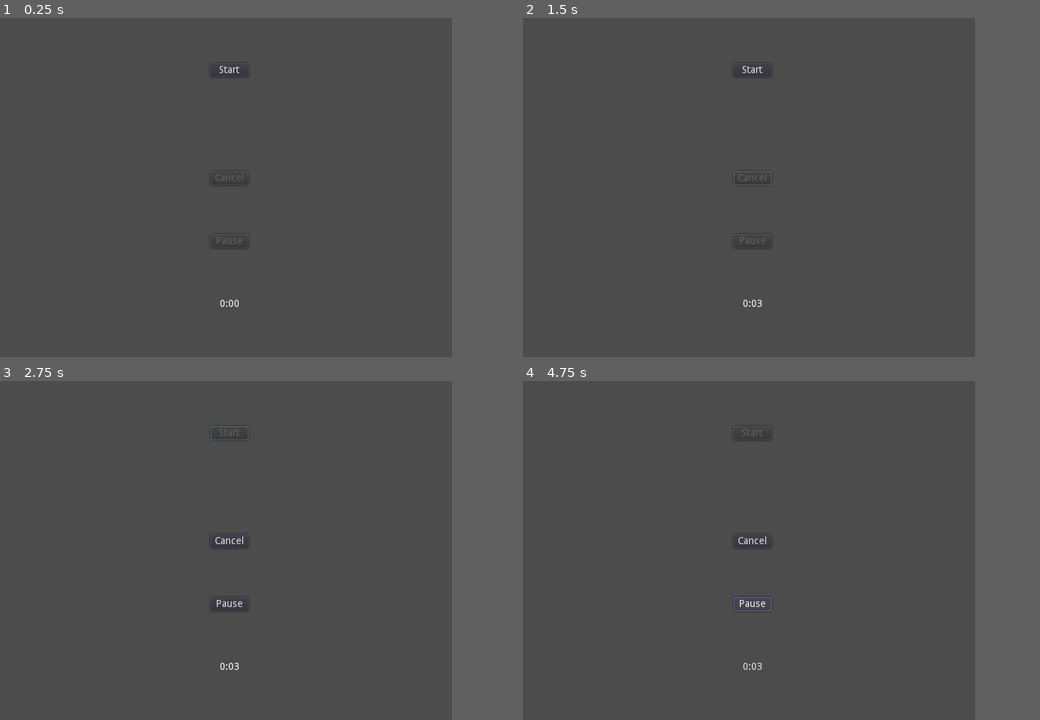
Above: before the commit, frames 1-4 (two rows, left to right).
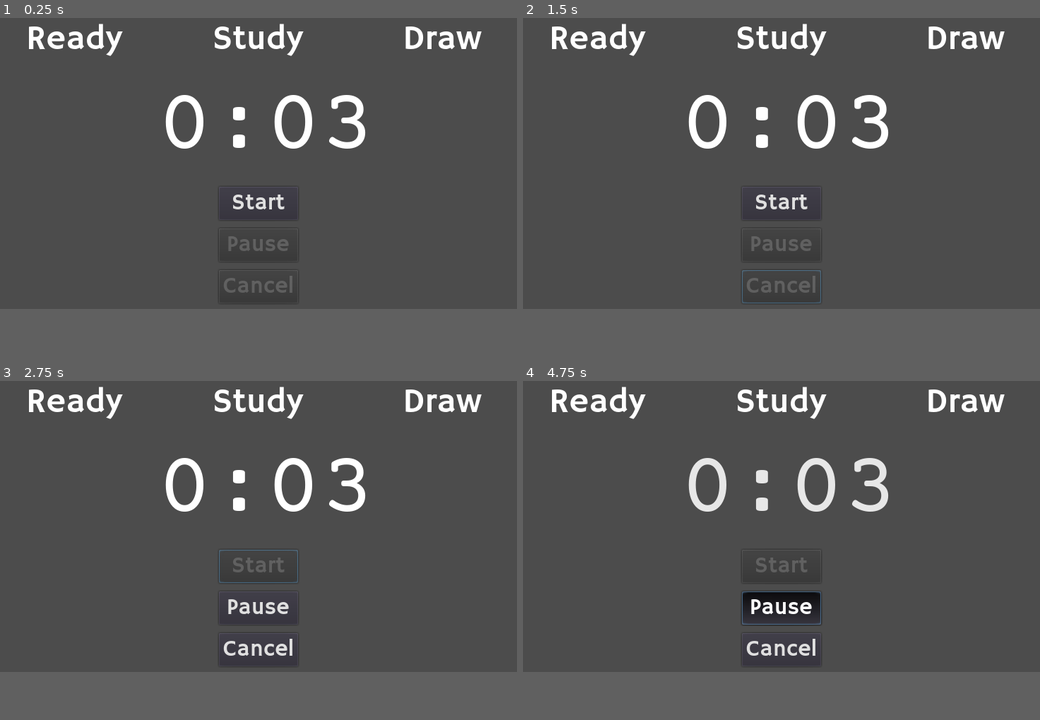
Above: after the commit, the same moments.

Repository: doctor-g/MonsDRAWsityTimer
Game: Godot game, scene res://src/MainScene.tscn
The game is run twice, just before and just after one commit, with the same random seed, the same clock (stepped at 60 frames per second) and the same inputs.
Inputs:
- Up to frame 1 (0.25 s): no input
- Up to frame 2 (1.5 s): click "Start" at 0.5 s; click "Cancel" at 1.25 s
- Up to frame 3 (2.75 s): click "Start" at 2 s
- Up to frame 4 (4.75 s): click "Pause" at 2.75 s
In our replay, the window is 640x480 before the commit and 732x412 after it. These sizes can differ from the game's own. Grey fills any space a smaller window leaves; there, only what the larger window draws over its background counts as a difference.

The runs differ from the first frame. In frame 1, 3.7% of the frame differs, in the area x 5-94%, y 1-86%; in frame 2, 3.8%; in frame 3, 4.1%; in frame 4, 5.2%.

Commit message:
Revise layout with new fonts

Diff:
--- /dev/null
+++ b/project/assets/fonts/button_font.tres
@@ -0,0 +1,7 @@
+[gd_resource type="DynamicFont" load_steps=2 format=2]
+
+[ext_resource path="res://assets/fonts/HammersmithOne-Regular.ttf" type="DynamicFontData" id=1]
+
+[resource]
+size = 32
+font_data = ExtResource( 1 )
--- /dev/null
+++ b/project/assets/fonts/top_text_font.tres
@@ -0,0 +1,7 @@
+[gd_resource type="DynamicFont" load_steps=2 format=2]
+
+[ext_resource path="res://assets/fonts/HammersmithOne-Regular.ttf" type="DynamicFontData" id=1]
+
+[resource]
+size = 48
+font_data = ExtResource( 1 )
--- a/project/project.godot
+++ b/project/project.godot
@@ -25,8 +25,8 @@
 
 [display]
 
-window/size/width=640
-window/size/height=480
+window/size/width=732
+window/size/height=412
 window/stretch/mode="2d"
 window/stretch/aspect="keep"
 
--- a/project/src/MainScene.gd
+++ b/project/src/MainScene.gd
@@ -12,11 +12,16 @@
 
 onready var _start_button := $VBoxContainer/StartButton
 onready var _timer := $Timer
-onready var _time_remaining_label := $VBoxContainer/TimeRemaining
+onready var _time_remaining_label := $TimeRemaining
 onready var _beepPlayer := $AudioStreamPlayer
 onready var _cancel_button := $VBoxContainer/CancelButton
 onready var _pause_button := $VBoxContainer/PauseButton
 onready var _animation_player := $AnimationPlayer
+
+
+func _ready():
+	_seconds_remaining = study_duration
+	_update_time_remaining_label()
 
 
 func _on_StartButton_pressed():
--- a/project/src/MainScene.tscn
+++ b/project/src/MainScene.tscn
@@ -1,13 +1,16 @@
-[gd_scene load_steps=4 format=2]
+[gd_scene load_steps=8 format=2]
 
 [ext_resource path="res://assets/beep.wav" type="AudioStream" id=1]
 [ext_resource path="res://src/MainScene.gd" type="Script" id=2]
+[ext_resource path="res://assets/fonts/CourierPrime-Regular.ttf" type="DynamicFontData" id=3]
+[ext_resource path="res://assets/fonts/button_font.tres" type="DynamicFont" id=4]
+[ext_resource path="res://assets/fonts/top_text_font.tres" type="DynamicFont" id=5]
 
 [sub_resource type="Animation" id=1]
 resource_name = "blink"
 loop = true
 tracks/0/type = "value"
-tracks/0/path = NodePath("VBoxContainer/TimeRemaining:self_modulate")
+tracks/0/path = NodePath("TimeRemaining:self_modulate")
 tracks/0/interp = 1
 tracks/0/loop_wrap = true
 tracks/0/imported = false
@@ -18,6 +21,11 @@
 "update": 0,
 "values": [ Color( 1, 1, 1, 1 ), Color( 1, 1, 1, 0 ), Color( 1, 1, 1, 1 ) ]
 }
+
+[sub_resource type="DynamicFont" id=2]
+size = 128
+use_filter = true
+font_data = ExtResource( 3 )
 
 [node name="MainScene" type="Control"]
 anchor_right = 1.0
@@ -34,52 +42,110 @@
 
 [node name="VBoxContainer" type="VBoxContainer" parent="."]
 anchor_left = 0.5
+anchor_top = 1.0
 anchor_right = 0.5
 anchor_bottom = 1.0
-margin_left = -22.5
-margin_right = 22.5
+margin_left = -56.0
+margin_top = -173.0
+margin_right = 56.0
+margin_bottom = -8.0
+custom_constants/separation = 12
 __meta__ = {
+"_edit_lock_": true,
 "_edit_use_anchors_": false
 }
 
 [node name="StartButton" type="Button" parent="VBoxContainer"]
-margin_top = 64.0
-margin_right = 54.0
-margin_bottom = 84.0
+margin_right = 112.0
+margin_bottom = 47.0
 size_flags_horizontal = 3
 size_flags_vertical = 6
+custom_fonts/font = ExtResource( 4 )
 text = "Start"
 
-[node name="CancelButton" type="Button" parent="VBoxContainer"]
-margin_top = 217.0
-margin_right = 54.0
-margin_bottom = 237.0
+[node name="PauseButton" type="Button" parent="VBoxContainer"]
+margin_top = 59.0
+margin_right = 112.0
+margin_bottom = 106.0
 size_flags_horizontal = 3
 size_flags_vertical = 6
+custom_fonts/font = ExtResource( 4 )
+disabled = true
+toggle_mode = true
+text = "Pause"
+
+[node name="CancelButton" type="Button" parent="VBoxContainer"]
+margin_top = 118.0
+margin_right = 112.0
+margin_bottom = 165.0
+size_flags_horizontal = 3
+size_flags_vertical = 6
+custom_fonts/font = ExtResource( 4 )
 disabled = true
 text = "Cancel"
-
-[node name="PauseButton" type="Button" parent="VBoxContainer"]
-margin_top = 306.0
-margin_right = 54.0
-margin_bottom = 326.0
-disabled = true
-text = "Pause"
-
-[node name="TimeRemaining" type="Label" parent="VBoxContainer"]
-margin_top = 398.0
-margin_right = 54.0
-margin_bottom = 412.0
-size_flags_horizontal = 3
-size_flags_vertical = 6
-text = "0:00"
-align = 1
 
 [node name="Timer" type="Timer" parent="."]
 
 [node name="AnimationPlayer" type="AnimationPlayer" parent="."]
 anims/blink = SubResource( 1 )
+
+[node name="TimeRemaining" type="Label" parent="."]
+anchor_left = 0.5
+anchor_top = 0.5
+anchor_right = 0.5
+anchor_bottom = 0.5
+margin_left = -143.5
+margin_top = -122.5
+margin_right = 164.5
+margin_bottom = 38.5
+size_flags_horizontal = 3
+size_flags_vertical = 6
+custom_fonts/font = SubResource( 2 )
+text = "0:00"
+align = 1
+__meta__ = {
+"_edit_lock_": true,
+"_edit_use_anchors_": false
+}
+
+[node name="HBoxContainer" type="HBoxContainer" parent="."]
+anchor_right = 1.0
+margin_bottom = 61.0
+grow_horizontal = 2
+custom_constants/separation = 50
+__meta__ = {
+"_edit_lock_": true
+}
+
+[node name="ReadyLabel" type="Label" parent="HBoxContainer"]
+margin_right = 210.0
+margin_bottom = 61.0
+grow_horizontal = 2
+size_flags_horizontal = 3
+custom_fonts/font = ExtResource( 5 )
+text = "Ready"
+align = 1
+
+[node name="StudyLabel" type="Label" parent="HBoxContainer"]
+margin_left = 260.0
+margin_right = 471.0
+margin_bottom = 61.0
+grow_horizontal = 2
+size_flags_horizontal = 3
+custom_fonts/font = ExtResource( 5 )
+text = "Study"
+align = 1
+
+[node name="DrawLabel" type="Label" parent="HBoxContainer"]
+margin_left = 521.0
+margin_right = 732.0
+margin_bottom = 61.0
+grow_horizontal = 2
+size_flags_horizontal = 3
+custom_fonts/font = ExtResource( 5 )
+text = "Draw"
+align = 1
 [connection signal="pressed" from="VBoxContainer/StartButton" to="." method="_on_StartButton_pressed"]
+[connection signal="pressed" from="VBoxContainer/PauseButton" to="." method="_on_PauseButton_pressed"]
 [connection signal="pressed" from="VBoxContainer/CancelButton" to="." method="_on_CancelButton_pressed"]
-[connection signal="pressed" from="VBoxContainer/PauseButton" to="." method="_on_PauseButton_pressed"]
 [connection signal="timeout" from="Timer" to="." method="_on_Timer_timeout"]
Not shown, added: project/assets/fonts/CourierPrime-OFL.txt
Binary file added: project/assets/fonts/CourierPrime-Regular.ttf
Not shown, added: project/assets/fonts/HammersmithOne-OFL.txt
Binary file added: project/assets/fonts/HammersmithOne-Regular.ttf
Not shown, changed: README.md
